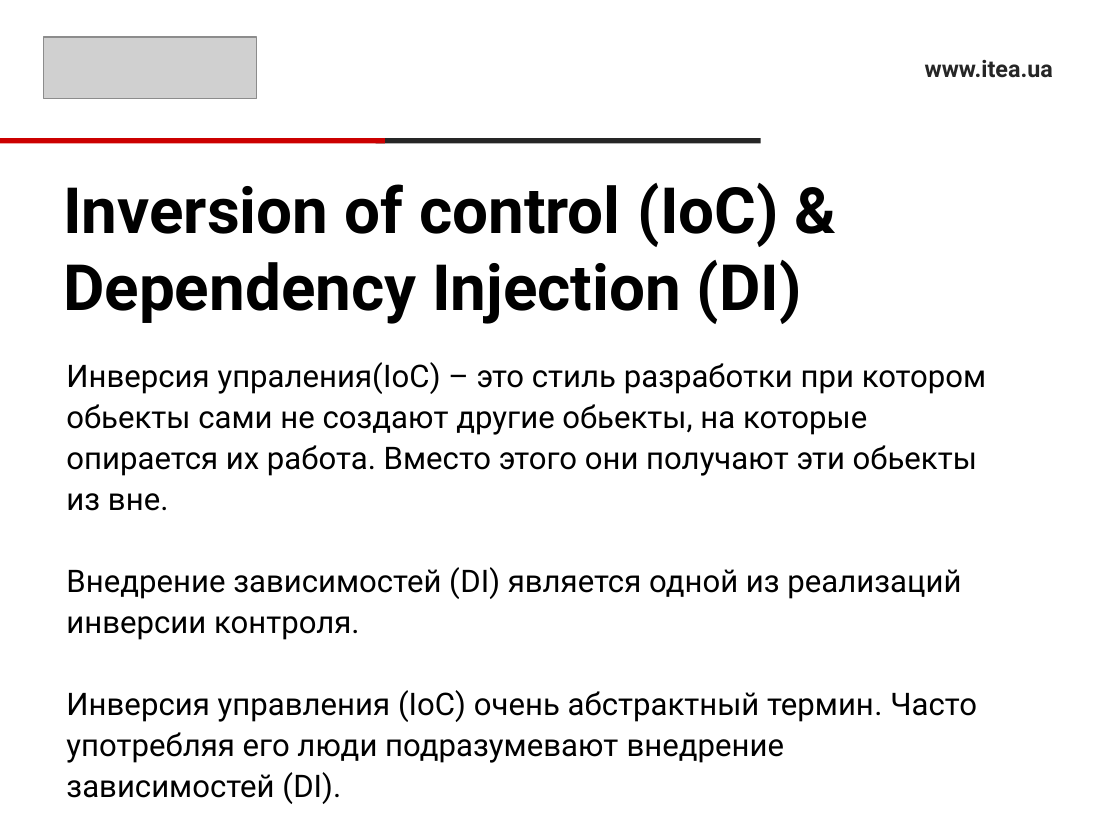
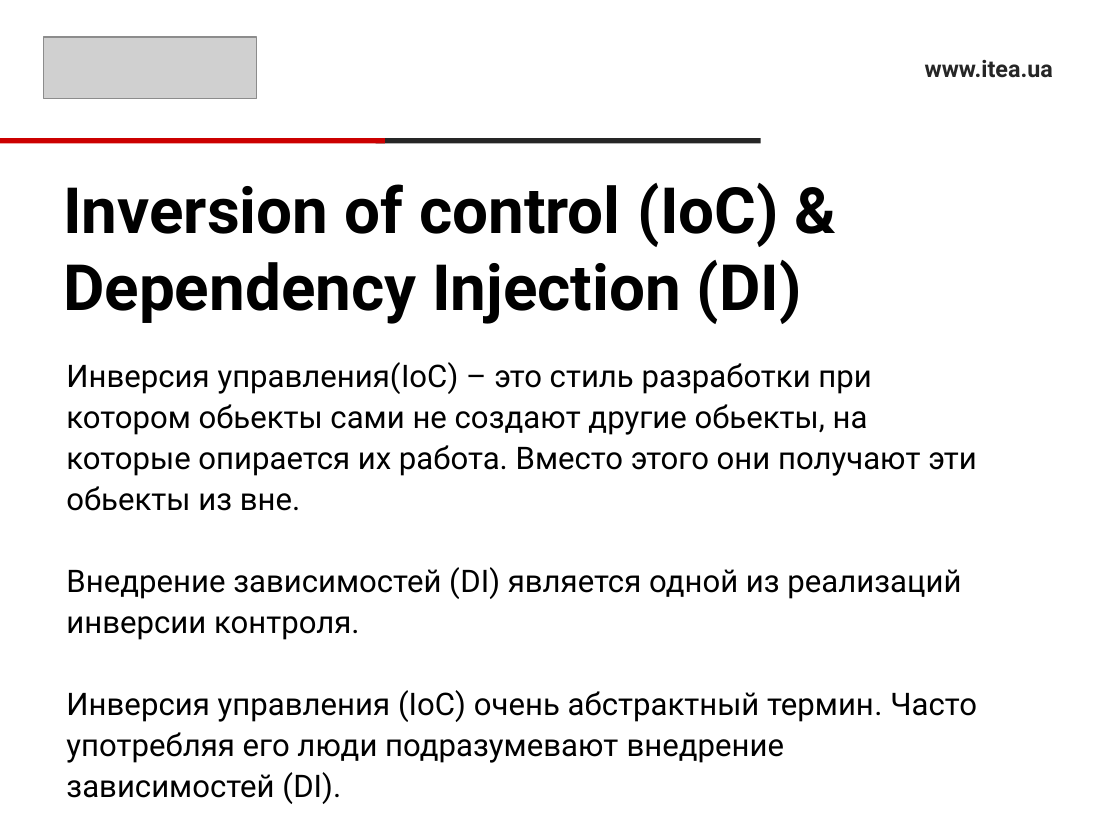
Before and after one commit to sonnov/NetCore, a slide deck: slide 7 of 3.BasicInfo/BasicInfo.pptx. Drawn at 1120x840 pixels with LibreOffice and Linux fonts; fonts in the diff are those of the drawing; grey boxes stand for pictures. Boxes give left, top, right and bottom in pixels: in the first picture for what was removed or moved away, otherwise in the second. Text is boxed around its words. In the diff, an @@ line names an element or a change of style, - is before the commit and + after.

```diff
--- a/3.BasicInfo/BasicInfo.pptx
+++ b/3.BasicInfo/BasicInfo.pptx
@@ text at (x1=66, y1=362, x2=977, y2=511): text changed @@
-Инверсия упраления(IoC) – это стиль разработки при котором обьекты сами не создают другие обьекты, на которые опирается их работа. Вместо этого они получают эти обьекты из вне.
+Инверсия управления(IoC) – это стиль разработки при котором обьекты сами не создают другие обьекты, на которые опирается их работа. Вместо этого они получают эти обьекты из вне.
```
Also in this commit, not shown: 2 other slides changed.
